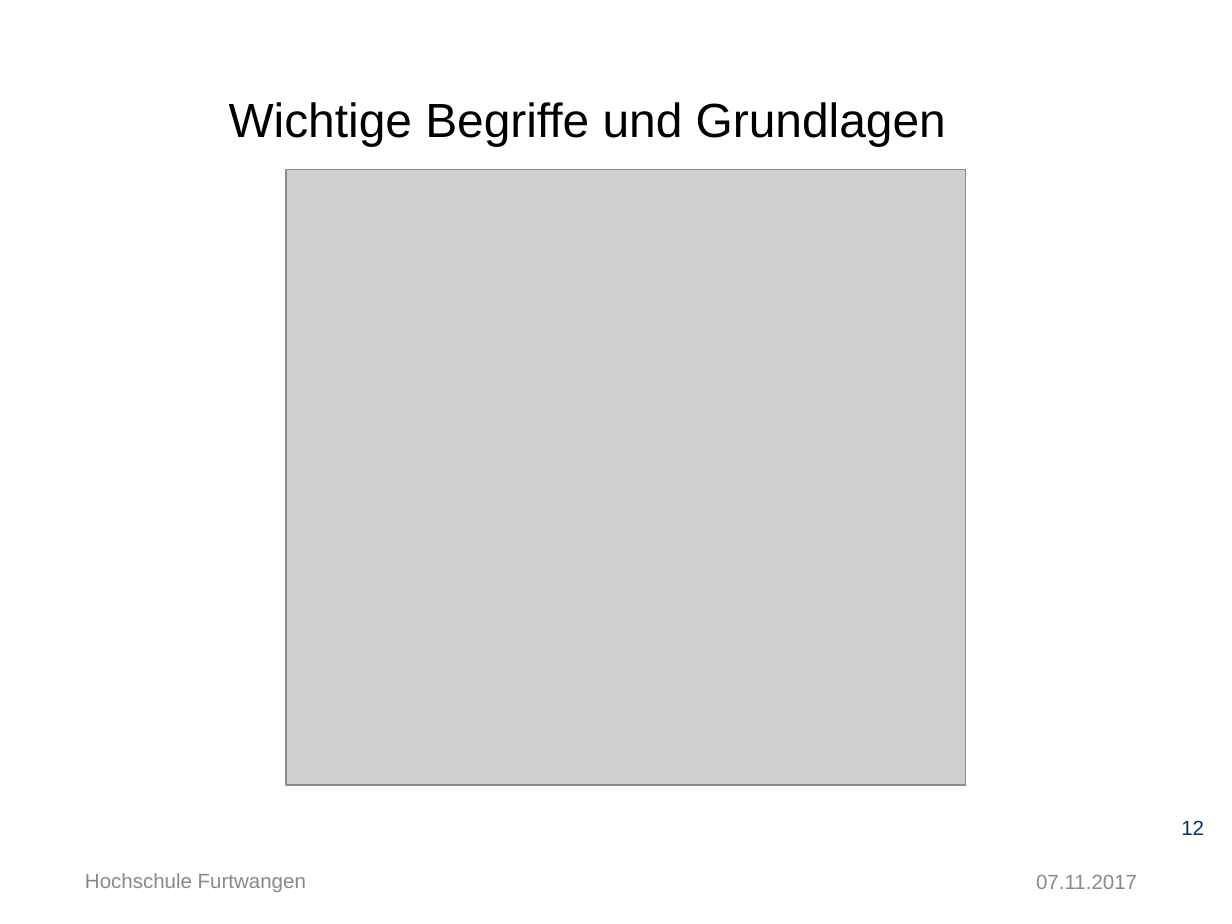
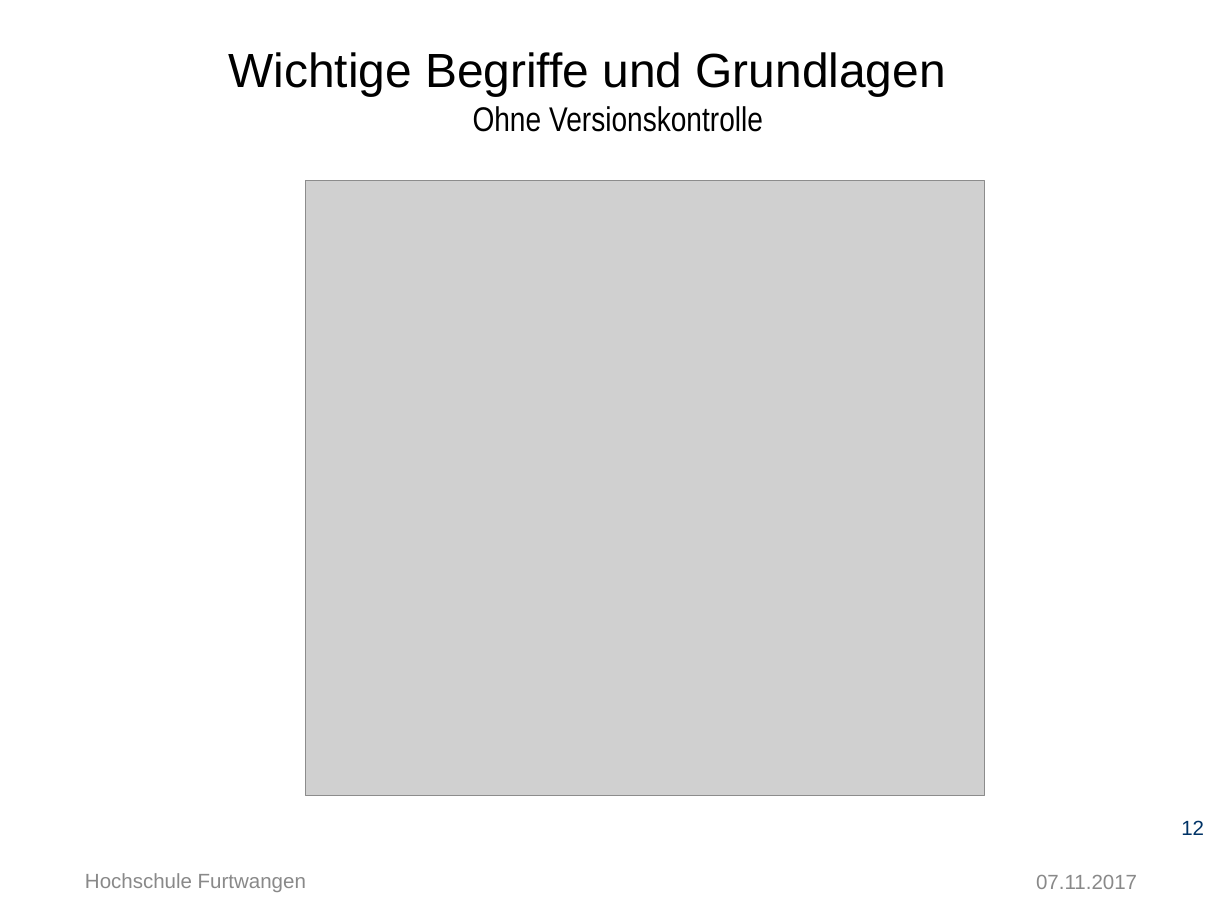
Before and after one commit to Ertugrul-Furtwangen/Erti, a slide deck: slide 12 of Thesis-Präsentation.pptx. Drawn at 1232x924 pixels with LibreOffice and Linux fonts; fonts in the diff are those of the drawing; grey boxes stand for pictures; background and template pictures are left out. Boxes give left, top, right and bottom in pixels: in the first picture for what was removed or moved away, otherwise in the second. Text is boxed around its words. In the diff, an @@ line names an element or a change of style, - is before the commit and + after.

```diff
--- a/Thesis-Präsentation.pptx
+++ b/Thesis-Präsentation.pptx
@@ title at (229,52,946,132): text changed @@
-Wichtige Begriffe und Grundlagen
+Wichtige Begriffe und Grundlagen
+Ohne Versionskontrolle
@@ picture: place and size @@
-picture at (286,170,965,785)
+picture at (306,181,984,796)
```
Also in this commit, not shown: 10 other slides changed, 3 slides added.
